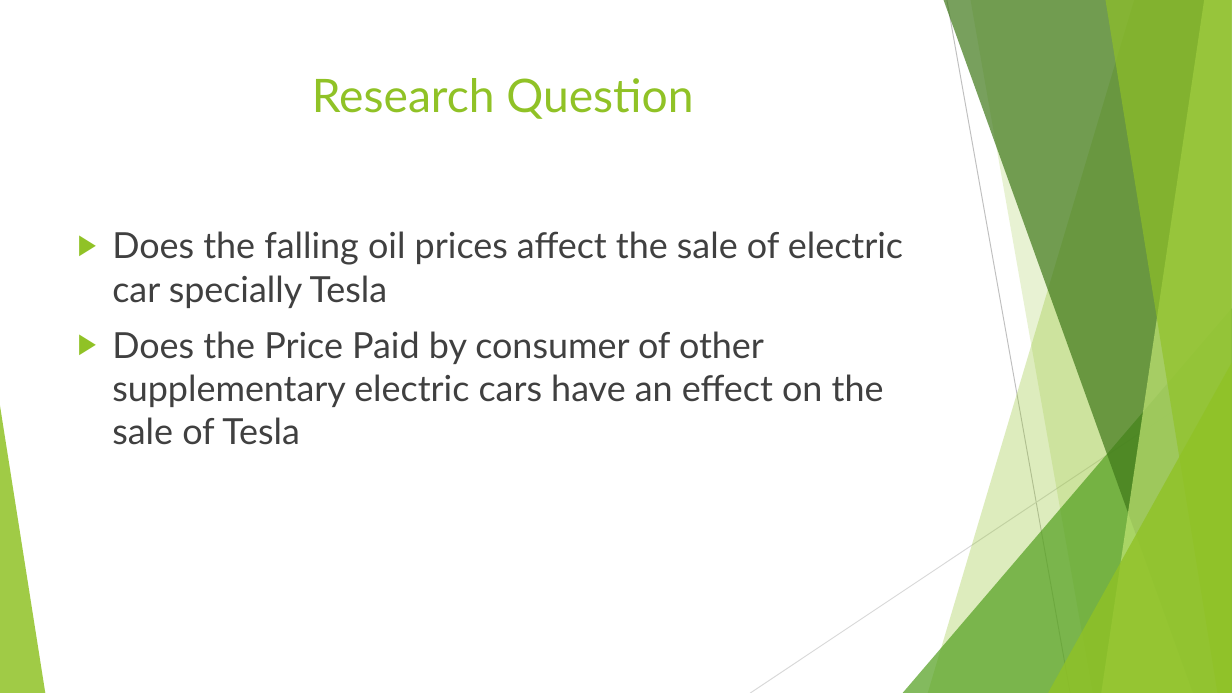
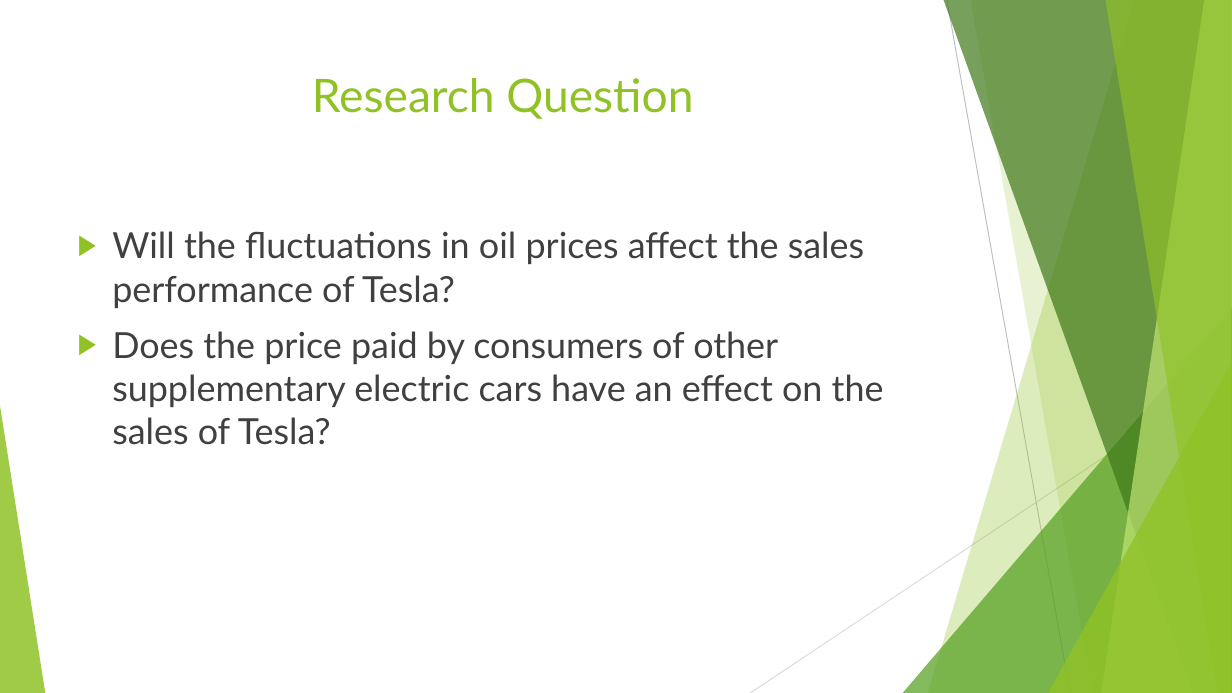
Before and after one commit to sonamgupta1105/Tesla_Analytics, a slide deck: slide 3 of finalPptTesla.pptx. Drawn at 1232x693 pixels with LibreOffice and Linux fonts; fonts in the diff are those of the drawing. Boxes give left, top, right and bottom in pixels: in the first picture for what was removed or moved away, otherwise in the second. Text is boxed around its words. In the diff, an @@ line names an element or a change of style, - is before the commit and + after.

```diff
--- a/finalPptTesla.pptx
+++ b/finalPptTesla.pptx
@@ text at bbox=[112, 231, 884, 445]: text changed @@
-▶ Does the falling oil prices affect the sale of electric car specially Tesla
-▶ Does the Price Paid by consumer of other supplementary electric cars have an effect on the sale of Tesla
+▶ Will the fluctuations in oil prices affect the sales performance of Tesla?
+▶ Does the price paid by consumers of other supplementary electric cars have an effect on the sales of Tesla?
```
Also in this commit, not shown: 3 other slides changed, 1 slide added, 1 slide removed.
